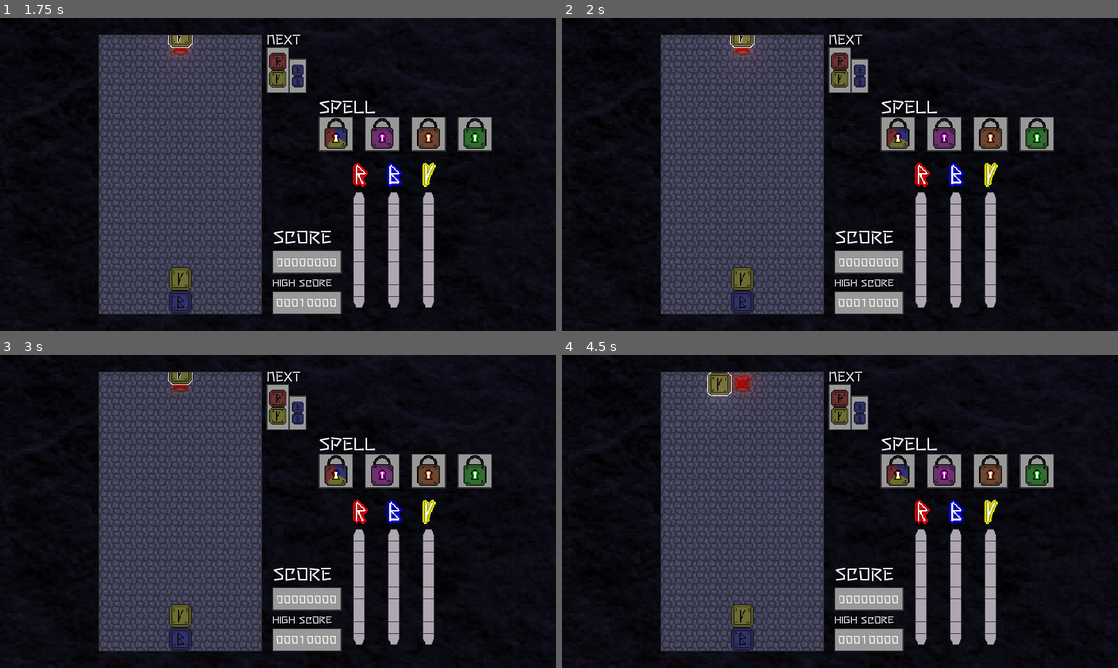
Above: before the commit, frames 1-4 (two rows, left to right).
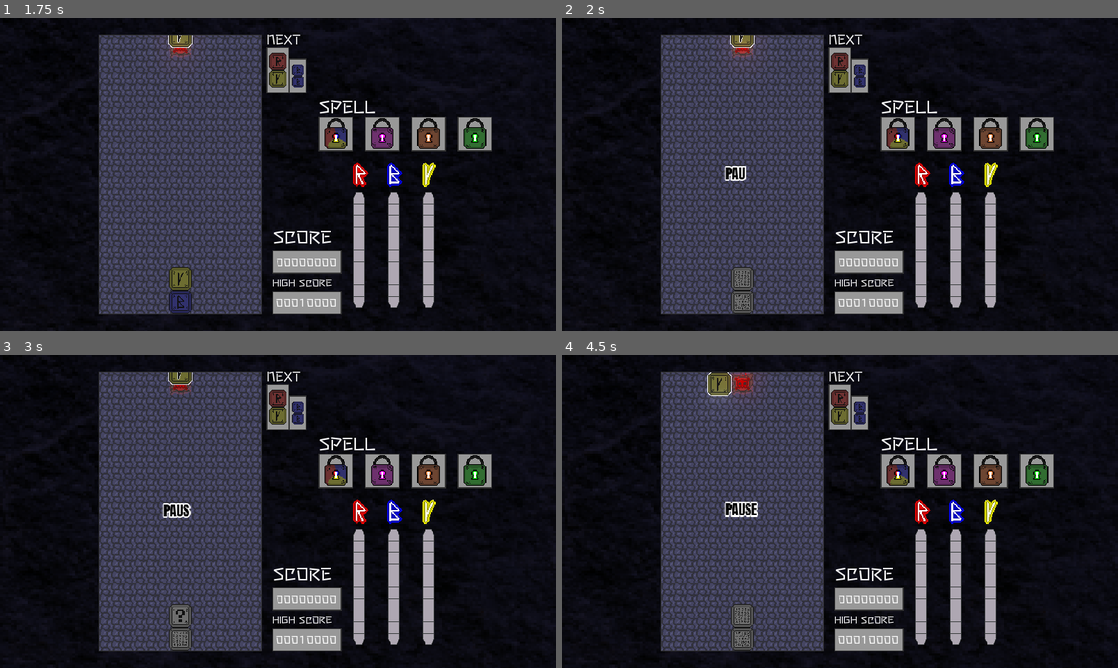
Above: after the commit, the same moments.

Repository: dreamblader/rune_ruckus
Game: Godot game, scene res://game_scene.tscn
The game is run twice, just before and just after one commit, with the same random seed, the same clock (stepped at 60 frames per second) and the same inputs.
Inputs:
- Up to frame 1 (1.75 s): tap Enter (ui_accept) at 0.5, 1.52, 1.55 s; hold Right (ui_right) 0.53-1.28 s; hold Enter (ui_accept) 0.53-1.28 s; hold Down (ui_down) from 1.28 s (still down); tap S (drop) at 1.35 s
- Up to frame 2 (2 s): keep holding Down (ui_down); tap Enter (ui_accept) at 1.82 s
- Up to frame 3 (3 s): release Down (ui_down) at 2.03 s; hold A (rotate_l) 2.03-2.78 s; hold Right (ui_right) from 2.03 s (still down); tap Enter (ui_accept) at 2.3, 2.75 s; tap D (rotate_r) at 2.85 s
- Up to frame 4 (4.5 s): tap Enter (ui_accept) at 3.02, 3.05, 3.32 s; release Right (ui_right) at 3.53 s; hold Enter (ui_accept) 3.53-4.28 s; hold Left (ui_left) from 3.53 s (still down); tap S (drop) at 4.35 s

Frame 1 is identical in both runs. In frame 2, 0.6% of the frame differs, in the area x 29-35%, y 47-95%; in frame 3, 0.7%; in frame 4, 0.8%, in the area x 29-36%, y 46-95%.

Commit message:
added pause text and started menu node

Diff:
--- a/main/board.tscn
+++ b/main/board.tscn
@@ -5,8 +5,8 @@
 [ext_resource path="res://main/player.tscn" type="PackedScene" id=3]
 [ext_resource path="res://main/death_tile.tscn" type="PackedScene" id=4]
 [ext_resource path="res://runes/rune_scene.tscn" type="PackedScene" id=5]
-[ext_resource path="res://misc/backgrounds/dead_scene.tscn" type="PackedScene" id=6]
-[ext_resource path="res://ui/moving_label/game_over_scene.tscn" type="PackedScene" id=7]
+[ext_resource path="res://misc/backgrounds/death_scene.tscn" type="PackedScene" id=6]
+[ext_resource path="res://ui/moving_label/moving_label_scene.tscn" type="PackedScene" id=7]
 
 [sub_resource type="RectangleShape2D" id=2]
 extents = Vector2( 40, 600 )
@@ -95,8 +95,31 @@
 [node name="Death" parent="Death" instance=ExtResource( 6 )]
 
 [node name="UDiedLabel" type="Node2D" parent="."]
+position = Vector2( 27.5, 480 )
 z_index = 3
 
-[node name="CenterContainer" parent="UDiedLabel" instance=ExtResource( 7 )]
+[node name="MovingLabel" parent="UDiedLabel" instance=ExtResource( 7 )]
+margin_right = 505.0
+margin_bottom = 80.0
+__meta__ = {
+"_edit_group_": true
+}
+text = " YOU ANGERED THE SPIRITS! "
+text_show_time = 0.5
+
+[node name="PauseLabel" type="Node2D" parent="."]
+position = Vector2( 210, 440 )
+z_index = 3
+
+[node name="MovingLabel" parent="PauseLabel" instance=ExtResource( 7 )]
+pause_mode = 2
+margin_right = 140.0
+margin_bottom = 80.0
+rect_min_size = Vector2( 140, 80 )
+__meta__ = {
+"_edit_group_": true
+}
+text = " PAUSE"
+text_show_time = 0.25
 
 [connection signal="place_runes" from="Player" to="." method="_on_Player_place_runes"]
--- a/main/board_script.gd
+++ b/main/board_script.gd
@@ -31,7 +31,8 @@
 onready var player = $Player
 onready var death_tile = $DeathTile
 onready var death = $Death
-onready var death_label = $UDiedLabel/CenterContainer
+onready var death_label = $UDiedLabel/MovingLabel
+onready var pause_label = $PauseLabel/MovingLabel
 
 signal emit_orb(at_position)
 signal emit_preview_runes(preview_runes)
@@ -45,8 +46,7 @@
 	if is_over && event.is_action_pressed("ui_accept"):
 		skip_death_animation()
 	elif death_tween == null && event.is_action_pressed("ui_accept"):
-		pause = !pause
-		get_tree().paused = pause
+		pause()
 
 
 func _ready():
@@ -61,6 +61,25 @@
 	spawn_player()
 
 
+func pause():
+	pause = !pause
+	get_tree().paused = pause
+	toggle_runes_mask(pause)
+	if pause:
+		pause_label.appear()
+	else:
+		pause_label.disappear()
+
+
+func toggle_runes_mask(flag:bool) -> void:
+	var runes = get_tree().get_nodes_in_group("Rune")
+	for rune in runes:
+		if flag:
+			rune.mask_rune(rng.randi_range(0, 8))
+		else:
+			rune.unmask_rune()
+
+
 func generate_runes() -> void:
 	while next_runes.size() < 4:
 		var random_color_index = rng.randi_range(0, unlocked_colors.size()-1)
@@ -90,7 +109,6 @@
 	death_tween = get_tree().create_tween()
 	var death_animation_time = 3.0
 	var death_animation_delay = 2.0
-	var death_label_show_time = 0.5
 	death_tile.visible = false
 	death.visible = true
 	death_tween.set_trans(Tween.TRANS_SINE)
@@ -98,8 +116,8 @@
 	death_tween.tween_callback(self, "set_is_over", [true]).set_delay(death_animation_delay)
 	death_tween.parallel().tween_property(death, "position", death_final_position, death_animation_time).set_delay(death_animation_delay)
 	death_tween.parallel().tween_property(death, "scale", death_final_scale, death_animation_time).set_delay(death_animation_delay)
-	death_tween.tween_callback(death_label, "appear" , [death_label_show_time])
-	death_tween.tween_callback(self, "emit_signal", ["game_over", true]).set_delay(death_label_show_time)
+	death_tween.tween_callback(death_label, "appear")
+	death_tween.tween_callback(self, "emit_signal", ["game_over", true]).set_delay(0.5)
 
 
 func set_is_over(flag:bool) -> void:
--- a/misc/backgrounds/dead_scene.tscn
+++ b/misc/backgrounds/death_scene.tscn
@@ -1,7 +1,7 @@
 [gd_scene load_steps=15 format=2]
 
-[ext_resource path="res://misc/orb/orb.png" type="Texture" id=1]
-[ext_resource path="res://ui/symbols/death_symbol.png" type="Texture" id=2]
+[ext_resource path="res://ui/symbols/death_symbol.png" type="Texture" id=1]
+[ext_resource path="res://misc/orb/orb.png" type="Texture" id=2]
 
 [sub_resource type="Curve" id=1]
 _data = [ Vector2( 0, 1 ), 0.0, 0.0, 0, 0, Vector2( 1, 0 ), 0.0, 0.0, 0, 0 ]
@@ -97,7 +97,7 @@
 "nodes/TimeScale 2/node" = SubResource( 10 )
 "nodes/TimeScale 2/position" = Vector2( 80, 260 )
 nodes/output/position = Vector2( 460, 160 )
-node_connections = [ "Blend2", 0, "TimeScale", "Blend2", 1, "TimeScale 2", "TimeScale", 0, "Animation", "TimeScale 2", 0, "Animation 2", "output", 0, "Blend2" ]
+node_connections = [ "output", 0, "Blend2", "TimeScale", 0, "Animation", "Blend2", 0, "TimeScale", "Blend2", 1, "TimeScale 2", "TimeScale 2", 0, "Animation 2" ]
 
 [node name="Death" type="Node2D"]
 __meta__ = {
--- /dev/null
+++ b/runes/none/none_rune.tres
@@ -0,0 +1,47 @@
+[gd_resource type="SpriteFrames" load_steps=11 format=2]
+
+[ext_resource path="res://runes/none/rune_none_sprite_sheet.png" type="Texture" id=1]
+
+[sub_resource type="AtlasTexture" id=1]
+atlas = ExtResource( 1 )
+region = Rect2( 0, 0, 40, 40 )
+
+[sub_resource type="AtlasTexture" id=2]
+atlas = ExtResource( 1 )
+region = Rect2( 40, 0, 40, 40 )
+
+[sub_resource type="AtlasTexture" id=3]
+atlas = ExtResource( 1 )
+region = Rect2( 80, 0, 40, 40 )
+
+[sub_resource type="AtlasTexture" id=4]
+atlas = ExtResource( 1 )
+region = Rect2( 120, 0, 40, 40 )
+
+[sub_resource type="AtlasTexture" id=5]
+atlas = ExtResource( 1 )
+region = Rect2( 160, 0, 40, 40 )
+
+[sub_resource type="AtlasTexture" id=6]
+atlas = ExtResource( 1 )
+region = Rect2( 200, 0, 40, 40 )
+
+[sub_resource type="AtlasTexture" id=7]
+atlas = ExtResource( 1 )
+region = Rect2( 240, 0, 40, 40 )
+
+[sub_resource type="AtlasTexture" id=8]
+atlas = ExtResource( 1 )
+region = Rect2( 280, 0, 40, 40 )
+
+[sub_resource type="AtlasTexture" id=9]
+atlas = ExtResource( 1 )
+region = Rect2( 320, 0, 40, 40 )
+
+[resource]
+animations = [ {
+"frames": [ SubResource( 1 ), SubResource( 2 ), SubResource( 3 ), SubResource( 4 ), SubResource( 5 ), SubResource( 6 ), SubResource( 7 ), SubResource( 8 ), SubResource( 9 ) ],
+"loop": true,
+"name": "default",
+"speed": 5.0
+} ]
--- a/runes/rune_scene.tscn
+++ b/runes/rune_scene.tscn
@@ -7,6 +7,7 @@
 [ext_resource path="res://runes/green/green_rune.tres" type="SpriteFrames" id=5]
 [ext_resource path="res://runes/purple/purple_rune.tres" type="SpriteFrames" id=6]
 [ext_resource path="res://runes/orange/orange_rune.tres" type="SpriteFrames" id=7]
+[ext_resource path="res://runes/none/none_rune.tres" type="SpriteFrames" id=8]
 
 [sub_resource type="RectangleShape2D" id=18]
 extents = Vector2( 20, 40 )
@@ -19,6 +20,7 @@
 green_rune = ExtResource( 5 )
 purple_rune = ExtResource( 6 )
 orange_rune = ExtResource( 7 )
+none_rune = ExtResource( 8 )
 
 [node name="AnimatedSprite" type="AnimatedSprite" parent="."]
 position = Vector2( 40, 40 )
--- a/runes/rune_script.gd
+++ b/runes/rune_script.gd
@@ -12,6 +12,7 @@
 export (SpriteFrames) var green_rune
 export (SpriteFrames) var purple_rune
 export (SpriteFrames) var orange_rune
+export (SpriteFrames) var none_rune
 
 export (COLOR) var color = COLOR.RED setget set_color
 
@@ -151,6 +152,17 @@
 	sprite.frame = min(get_power()-1, max_power-2)
 
 
+func mask_rune(mask_index:int) -> void:
+	if get_power() < max_power:
+		sprite.frames = none_rune
+		sprite.frame = mask_index
+
+
+func unmask_rune() -> void:
+	set_color(color)
+	update_sprite()
+
+
 func explode() -> void:
 	if get_power() >= max_power:
 		does_exist = false
--- /dev/null
+++ b/ui/menu/menu_scene.tscn
@@ -0,0 +1,10 @@
+[gd_scene load_steps=2 format=2]
+
+[ext_resource path="res://ui/menu/menu_script.gd" type="Script" id=1]
+
+[node name="Menu" type="Node2D"]
+script = ExtResource( 1 )
+
+[node name="Content" type="Panel" parent="."]
+margin_right = 40.0
+margin_bottom = 40.0
--- /dev/null
+++ b/ui/menu/menu_script.gd
@@ -0,0 +1,3 @@
+extends Node2D
+
+#TODO: ADD MENU GENERIC RESPONSE AND FORMATTING
--- a/ui/moving_label/game_over_script.gd
+++ /dev/null
@@ -1,18 +0,0 @@
-extends CenterContainer
-
-onready var label:RichTextLabel = $RichTextLabel
-onready var animation:AnimationPlayer = $AnimationPlayer
-
-var tween:SceneTreeTween
-
-func appear(text_show_time:float) -> void:
-	tween = get_tree().create_tween()
-	animation.play("hover")
-	tween.tween_property(label, "visible_characters", label.text.length(), text_show_time)
-
-
-func force_appear() -> void:
-	if tween != null:
-		tween.kill()
-	animation.play("hover")
-	label.visible_characters = -1
--- a/ui/moving_label/game_over_scene.tscn
+++ b/ui/moving_label/moving_label_scene.tscn
@@ -1,12 +1,12 @@
 [gd_scene load_steps=6 format=2]
 
-[ext_resource path="res://font/Anton-Regular.ttf" type="DynamicFontData" id=1]
-[ext_resource path="res://ui/moving_label/game_over_script.gd" type="Script" id=2]
+[ext_resource path="res://ui/moving_label/moving_label_script.gd" type="Script" id=1]
+[ext_resource path="res://font/Anton-Regular.ttf" type="DynamicFontData" id=2]
 
 [sub_resource type="DynamicFont" id=4]
 size = 50
 outline_size = 5
-font_data = ExtResource( 1 )
+font_data = ExtResource( 2 )
 
 [sub_resource type="Animation" id=5]
 length = 0.001
@@ -20,7 +20,7 @@
 "times": PoolRealArray( 0 ),
 "transitions": PoolRealArray( 1 ),
 "update": 0,
-"values": [ Vector2( -40, 480 ) ]
+"values": [ Vector2( 0, 0 ) ]
 }
 
 [sub_resource type="Animation" id=6]
@@ -37,29 +37,29 @@
 "times": PoolRealArray( 0, 1, 2, 3, 4 ),
 "transitions": PoolRealArray( 1, 1, 1, 1, 1 ),
 "update": 0,
-"values": [ Vector2( -40, 480 ), Vector2( -40, 475 ), Vector2( -40, 480 ), Vector2( -40, 485 ), Vector2( -40, 480 ) ]
+"values": [ Vector2( 0, 0 ), Vector2( 0, -5 ), Vector2( 0, 0 ), Vector2( 0, 5 ), Vector2( 0, 0 ) ]
 }
 
-[node name="CenterContainer" type="CenterContainer"]
-margin_left = -40.0
-margin_top = 480.0
-margin_right = 600.0
-margin_bottom = 560.0
-script = ExtResource( 2 )
+[node name="MovingLabel" type="Control"]
+anchor_right = 0.0520833
+anchor_bottom = 0.0740741
+rect_min_size = Vector2( 100, 80 )
+script = ExtResource( 1 )
 __meta__ = {
-"_edit_group_": true
+"_edit_group_": true,
+"_edit_use_anchors_": true
 }
 
 [node name="RichTextLabel" type="RichTextLabel" parent="."]
-margin_left = 60.0
-margin_right = 580.0
-margin_bottom = 80.0
-rect_min_size = Vector2( 520, 80 )
+anchor_right = 1.0
+anchor_bottom = 1.0
+rect_min_size = Vector2( 100, 80 )
+size_flags_horizontal = 3
+size_flags_vertical = 3
 custom_colors/default_color = Color( 0, 0, 0, 1 )
 custom_fonts/normal_font = SubResource( 4 )
 visible_characters = 0
 percent_visible = 0.0
-text = " YOU ANGERED THE SPIRITS! "
 scroll_active = false
 
 [node name="AnimationPlayer" type="AnimationPlayer" parent="."]
--- /dev/null
+++ b/ui/moving_label/moving_label_script.gd
@@ -0,0 +1,39 @@
+extends Control
+
+export (String, MULTILINE) var text
+export (float) var text_show_time
+
+onready var label:RichTextLabel = $RichTextLabel
+onready var animation:AnimationPlayer = $AnimationPlayer
+
+var tween:SceneTreeTween
+
+
+func _ready() -> void:
+	label.text = text
+	#update_size()
+
+
+func update_size() -> void:
+	label.rect_min_size = label.get_font("normal_font").get_string_size(text)
+	print(label.rect_min_size)
+
+
+func appear() -> void:
+	tween = get_tree().create_tween()
+	tween.set_pause_mode(pause_mode)
+	animation.play("hover")
+	tween.tween_property(label, "visible_characters", text.length(), text_show_time)
+
+
+func force_appear() -> void:
+	if tween != null:
+		tween.kill()
+	animation.play("hover")
+	label.visible_characters = -1
+
+
+func disappear() -> void:
+	tween = get_tree().create_tween()
+	animation.play("RESET")
+	tween.tween_property(label, "visible_characters", 0, text_show_time)
Not shown: 1 places in misc/backgrounds/death_scene.tscn that only renumber resources
Binary file added: rune_none.ase
Binary file added: runes/none/rune_none_sprite_sheet.png
Not shown, added: runes/none/rune_none_sprite_sheet.png.import
Not shown: 1 places in runes/rune_scene.tscn that only renumber resources
